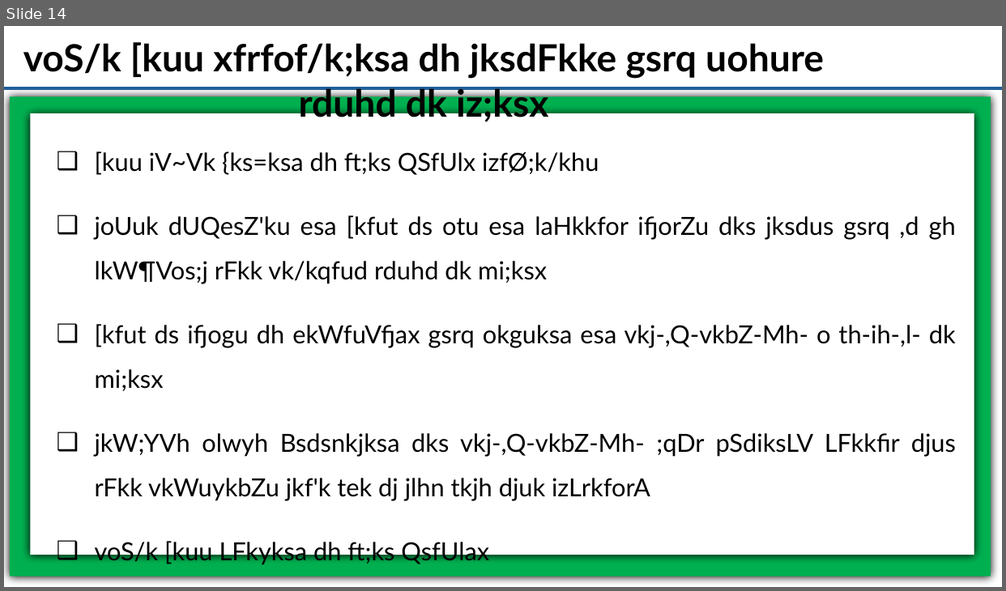
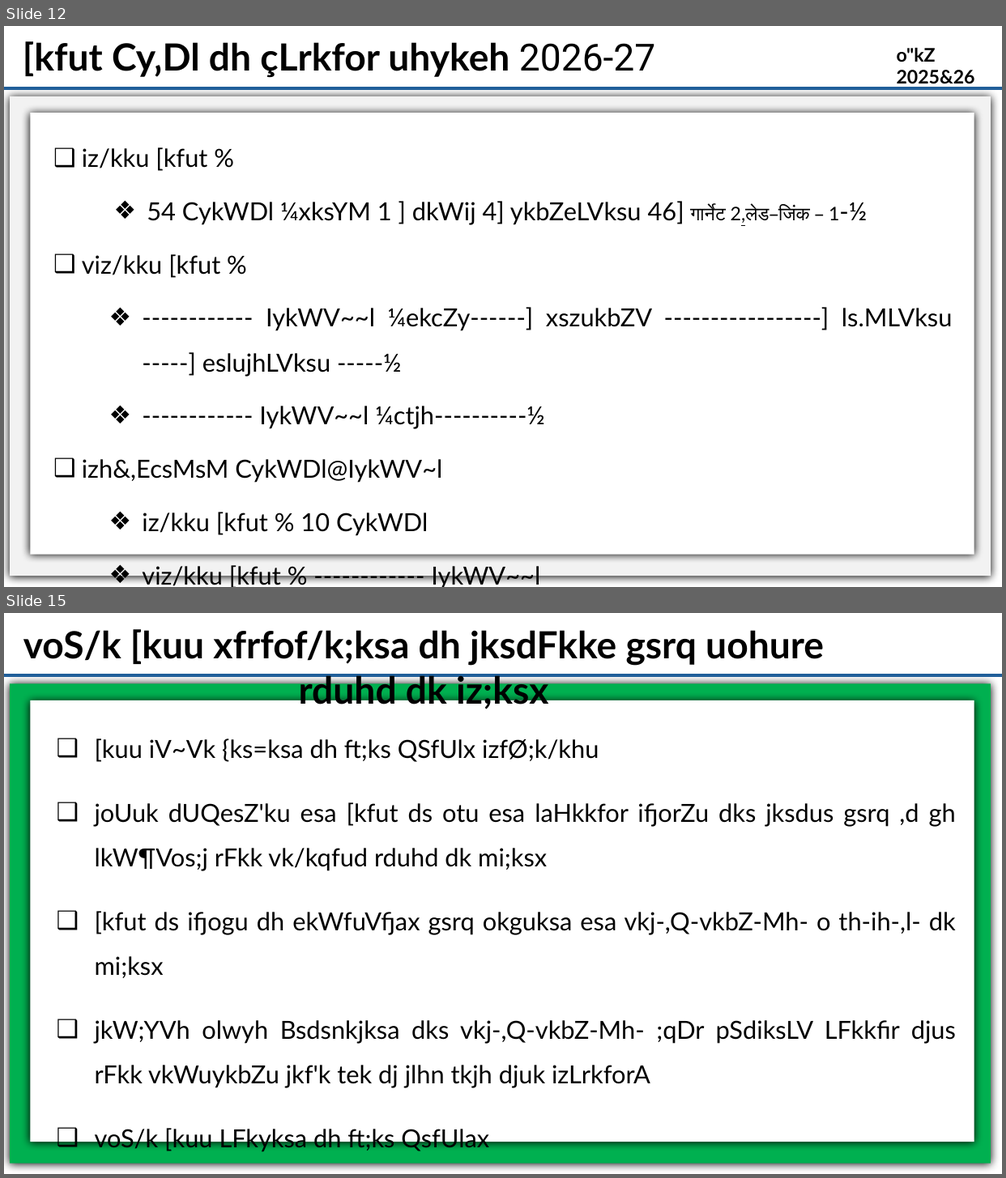
Before and after one commit to ITMSAnalyticsTeam/Common_Folder, a slide deck: HCM_Meeting_5_5_2026.pptx. Shown one above the other, each under a label of ours: slide 14 before the commit, slides 12 and 15 after it; the slides between them are not shown. The pictures are 1006x591 and 1006x1178 pixels, drawn with LibreOffice and Linux fonts; fonts in the diff are those of the drawing. Boxes give left, top, right and bottom in pixels: in the first picture for what was removed or moved away, otherwise in the second. Text is boxed around its words. In the diff, an @@ line names an element or a change of style, - is before the commit and + after.

```diff
--- a/HCM_Meeting_5_5_2026.pptx
+++ b/HCM_Meeting_5_5_2026.pptx
@@ slide 12 added at (4, 26, 1002, 587), background #FFFFFF @@
@@ text added at (23, 41, 655, 78), 36 pt, text #000000, bold @@
+[kfut Cy‚Dl dh çLrkfor uhykeh 2026-27
@@ text added at (897, 47, 975, 88), 18 pt, text #000000, bold @@
+o"kZ 2025&26
@@ line added from (4, 88) to (1002, 88), #215F9A 3 pt @@
@@ rectangle added at (10, 96, 991, 576), fill #F2F2F2 @@
@@ rectangle added at (30, 113, 974, 555), fill #FFFFFF @@
@@ text added at (82, 148, 952, 536), 24 pt, text #000000 @@
+❑ iz/kku [kfut %
+❖ 54 CykWDl ¼xksYM 1 ] dkWij 4] ykbZeLVksu 46] गार्नेट 2,लेड–जिंक – 1-½
+❑ viz/kku [kfut %
+❖ ------------ IykWV~~l ¼ekcZy------] xszukbZV -----------------] ls.MLVksu -----] eslujhLVksu -----½
+❖ ------------ IykWV~~l ¼ctjh----------½
+❑ izh&,EcsMsM CykWDl@IykWV~l
+❖ iz/kku [kfut % 10 CykWDl
+❖ viz/kku [kfut % ------------ IykWV~~l
@@ what was slide 14 is now slide 15 @@
```
Also in this commit, not shown: 4 slides changed.
